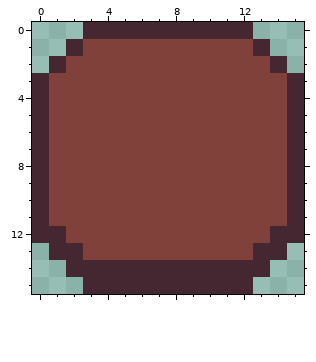
Two versions of one pixel-art sprite, Project/Client/projectGOYA/Assets/Resources/UI/img_ui_btn_menu.png. Above: the version before the commit.
The file is 16x16 pixels. Colours within 5 levels of each other are drawn and written as one.
The result:
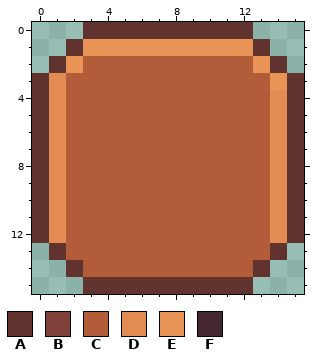
Palette (. is transparent): A #60332f  B #81413b  C #b35c3a  D #e28c54  E #e89457  F #442730
From the commit log: 로비메뉴 버튼 색 밝게 수정
Edits made:
@@ x 0..15 @@
- 0 ...FFFFFFFFFF...
- 1 ..FBBBBBBBBBBF..
- 2 .FBBBBBBBBBBBBF.
- 3 FBBBBBBBBBBBBBBF
- 4 FBBBBBBBBBBBBBBF
- 5 FBBBBBBBBBBBBBBF
- 6 FBBBBBBBBBBBBBBF
- 7 FBBBBBBBBBBBBBBF
- 8 FBBBBBBBBBBBBBBF
- 9 FBBBBBBBBBBBBBBF
-10 FBBBBBBBBBBBBBBF
-11 FBBBBBBBBBBBBBBF
-12 FFBBBBBBBBBBBBFF
-13 .FFBBBBBBBBBBFF.
-14 ..FFFFFFFFFFFF..
-15 ...FFFFFFFFFF...
+ 0 ...AAAAAAAAAA...
+ 1 ..AEEEEEEEEEEA..
+ 2 .AECCCCCCCCCCEA.
+ 3 ADCCCCCCCCCCCCEA
+ 4 ADCCCCCCCCCCCCDA
+ 5 ADCCCCCCCCCCCCDA
+ 6 ADCCCCCCCCCCCCDA
+ 7 ADCCCCCCCCCCCCDA
+ 8 ADCCCCCCCCCCCCDA
+ 9 ADCCCCCCCCCCCCDA
+10 ADCCCCCCCCCCCCDA
+11 ADCCCCCCCCCCCCDA
+12 ADCCCCCCCCCCCCDA
+13 .ACCCCCCCCCCCCA.
+14 ..ACCCCCCCCCCA..
+15 ...AAAAAAAAAA...
